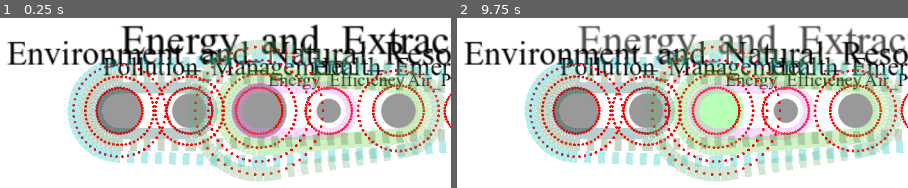
Above: before the commit, frames 1-2 (left to right).
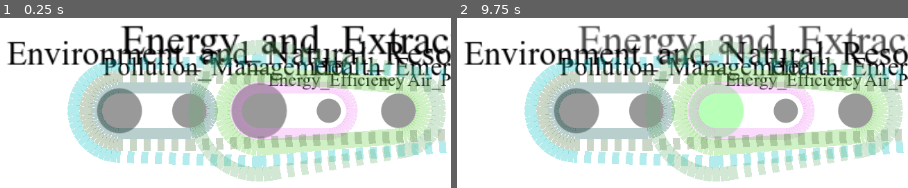
Above: after the commit, the same moments.

Repository: Attila772/hypergodot
Game: Godot game, scene res://main.tscn
Same seed, same stepped clock (60 frames per second), same inputs: the game is played once before the commit and once after it.
Inputs (mouse positions are in pixels of both pictures, inside the frame that each line leads up to):
- Up to frame 1 (0.25 s): no input
- Up to frame 2 (9.75 s): tap Enter at 0.5, 2, 3.5, 6.6 s; move the mouse to (682, 19) at 0.52 s; hold D 0.53-1.25 s; tap Backspace at 0.6, 8.1 s; click (682, 19) at 0.67 s; tap Space at 1.25, 2.75, 4.25 s; drag from (outside the picture) to (470, 131) at 1.27 s; move the mouse to (outside the picture) at 2.02 s; hold D 2.03-2.75 s; tap F at 2.1, 9.6 s; drag from (470, 131) to (outside the picture) at 2.77 s; move the mouse to (750, 108) at 3.52 s; hold A 3.53-4.25 s; tap Z at 3.6 s; drag from (outside the picture) to (outside the picture) at 4.27 s; move the mouse to (547, 41) at 5.02 s; hold S 5.03-5.75 s; tap Delete at 5.1 s; click (547, 41) at 5.17 s; drag from (outside the picture) to (outside the picture) at 5.77 s; move the mouse to (682, 19) at 6.52 s; hold D 6.53-7.25 s; drag from (outside the picture) to (470, 131) at 7.27 s; move the mouse to (outside the picture) at 8.02 s; hold S 8.03-8.75 s; drag from (470, 131) to (outside the picture) at 8.77 s; move the mouse to (750, 108) at 9.52 s; hold D from 9.53 s (still down); click (750, 108) at 9.67 s

The runs differ from the first frame. In frame 1, 6.6% of the frame differs, in the area x 15-100%, y 15-93%; in frame 2, 6.6%.

Commit message:
Update HyperEdge.gd

Diff:
--- a/HyperEdge.gd
+++ b/HyperEdge.gd
@@ -30,8 +30,8 @@
 			var radius = nodes[node_id]
 			points += generate_circle_points(center, radius,50)  # Generate circle points
 			# Draw each point as a small circle for visibility
-			for point in points:
-				draw_circle(point, 2, Color(1, 0, 0))  # Red color, radius 2
+			#for point in points:
+			#	draw_circle(point, 2, Color(1, 0, 0))  # Red color, radius 2
 
 	# Compute the convex hull of the points
 	var hull = andrew_monotone_chain(points)
@@ -106,7 +106,7 @@
 		upper.append(p)
 	# Concatenate the hulls
 	# The first and last points in lower will be the same as the last two points in upper,
-	# so we pop them from the result
+	# so we drop them from the result
 	lower.pop_back()
 	upper.pop_back()
 	return lower + upper
